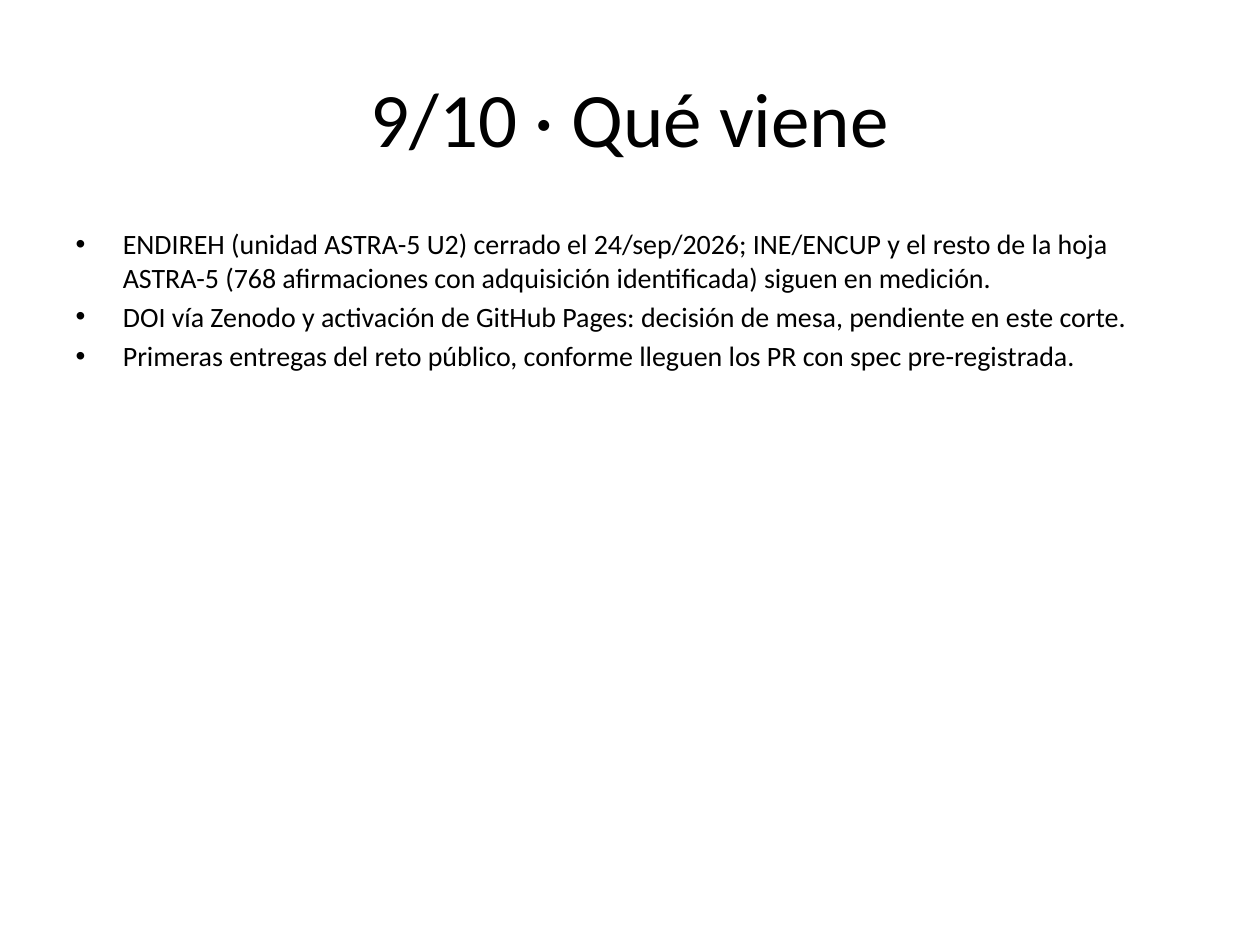
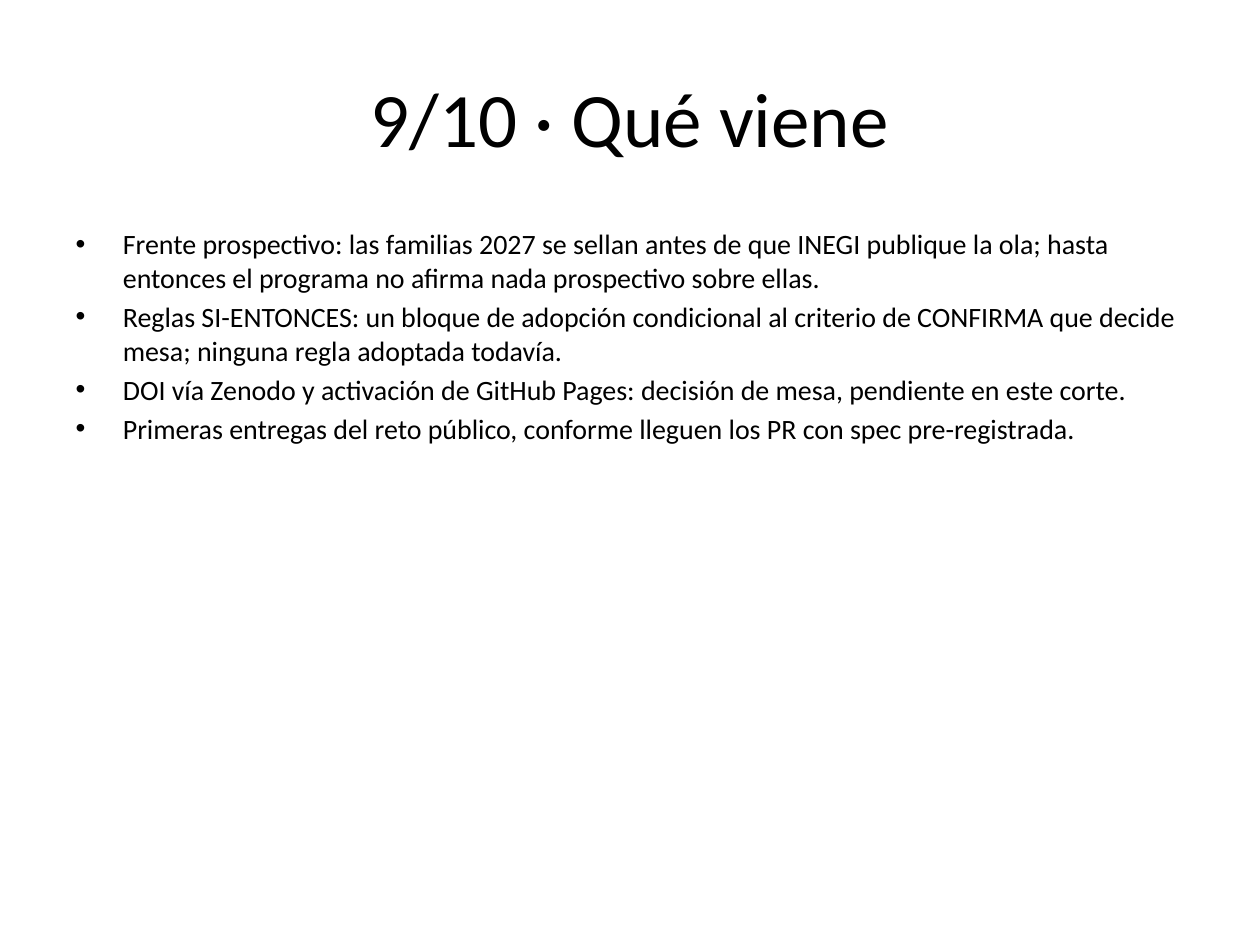
Before and after one commit to Josanoforo/Modelado-Mexicano, a slide deck: slide 10 of docs/deck.pptx. Drawn at 1260x945 pixels with LibreOffice and Linux fonts; fonts in the diff are those of the drawing. Boxes give left, top, right and bottom in pixels: in the first picture for what was removed or moved away, otherwise in the second. Text is boxed around its words. In the diff, an @@ line names an element or a change of style, - is before the commit and + after.

```diff
--- a/docs/deck.pptx
+++ b/docs/deck.pptx
@@ text at <box>123,234,1174,366</box>: text changed @@
-• ENDIREH (unidad ASTRA-5 U2) cerrado el 24/sep/2026; INE/ENCUP y el resto de la hoja ASTRA-5 (768 afirmaciones con adquisición identificada) siguen en medición.
+• Frente prospectivo: las familias 2027 se sellan antes de que INEGI publique la ola; hasta entonces el programa no afirma nada prospectivo sobre ellas.
+• Reglas SI-ENTONCES: un bloque de adopción condicional al criterio de CONFIRMA que decide mesa; ninguna regla adoptada todavía.
```
Also in this commit, not shown: 3 other slides changed, 18 other files.
